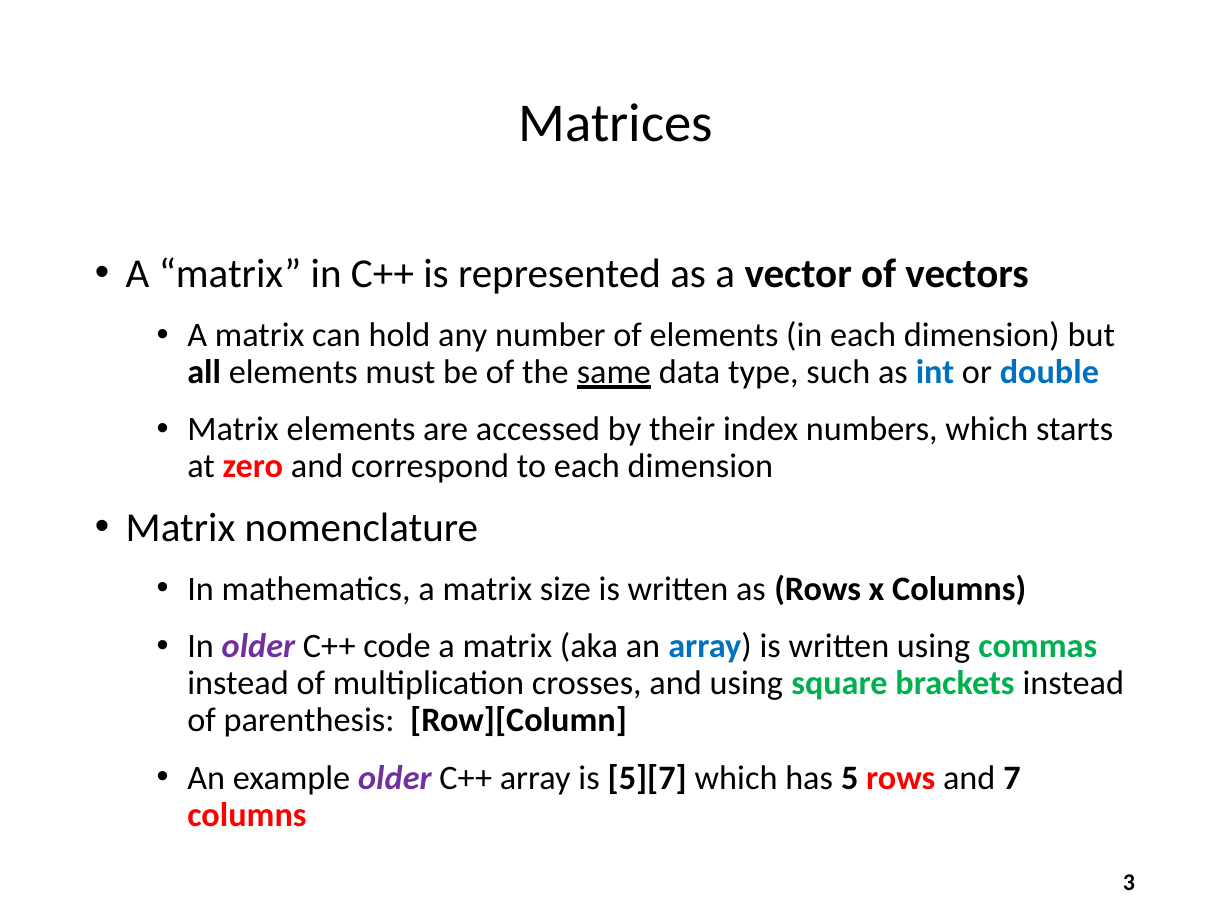
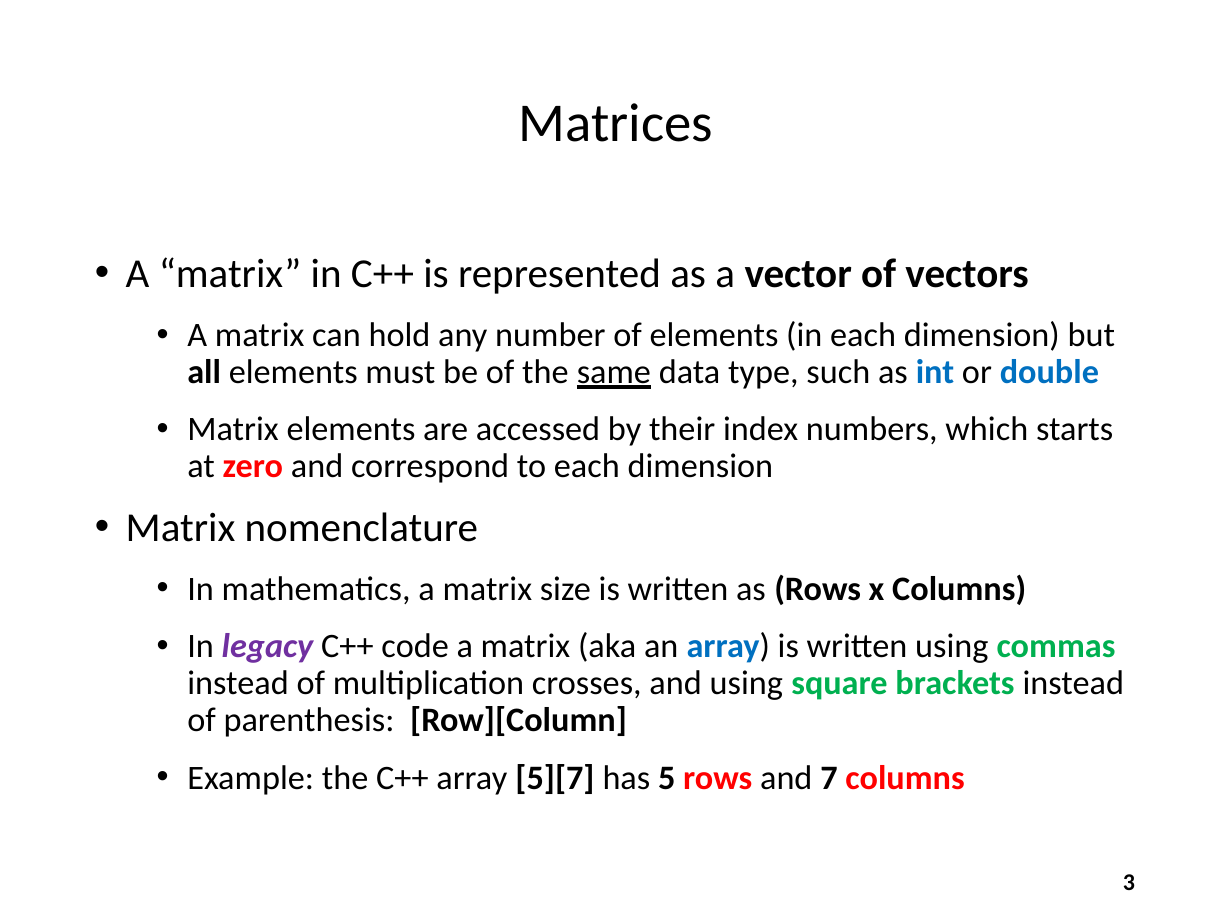
Before and after one commit to dbiersach/scicomp301-cpp-linux, a slide deck: slide 3 of session10/Session 10 - Matrix Algebra, Number Theory.pptx. Drawn at 1232x924 pixels with LibreOffice and Linux fonts; fonts in the diff are those of the drawing. Boxes give left, top, right and bottom in pixels: in the first picture for what was removed or moved away, otherwise in the second. Text is boxed around its words. In the diff, an @@ line names an element or a change of style, - is before the commit and + after.

```diff
--- a/session10/Session 10 - Matrix Algebra, Number Theory.pptx
+++ b/session10/Session 10 - Matrix Algebra, Number Theory.pptx
@@ text at (187, 632, 1124, 795): text changed @@
-  • In older C++ code a matrix (aka an array) is written using commas instead of multiplication crosses, and using square brackets instead of parenthesis: [Row][Column]
-  • An example older C++ array is [5][7] which has 5 rows and 7 columns
+  • In legacy C++ code a matrix (aka an array) is written using commas instead of multiplication crosses, and using square brackets instead of parenthesis: [Row][Column]
+  • Example: the C++ array [5][7] has 5 rows and 7 columns
```
Also in this commit, not shown: 16 other slides changed, 3 slides added, 1 other file.
